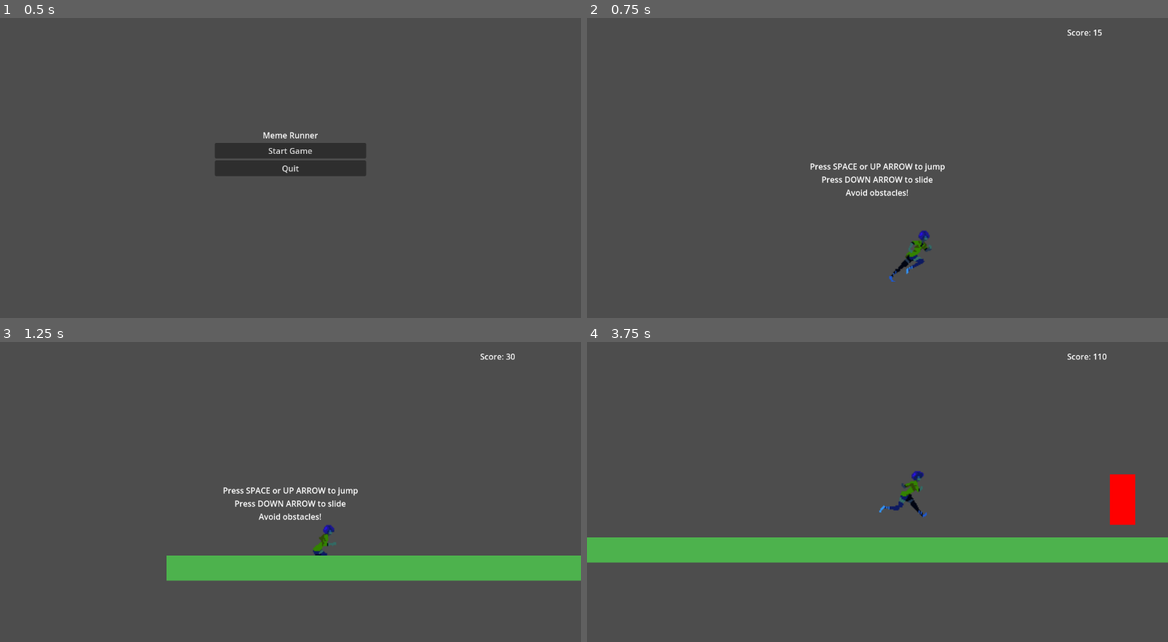
Above: before the commit, frames 1-4 (two rows, left to right).
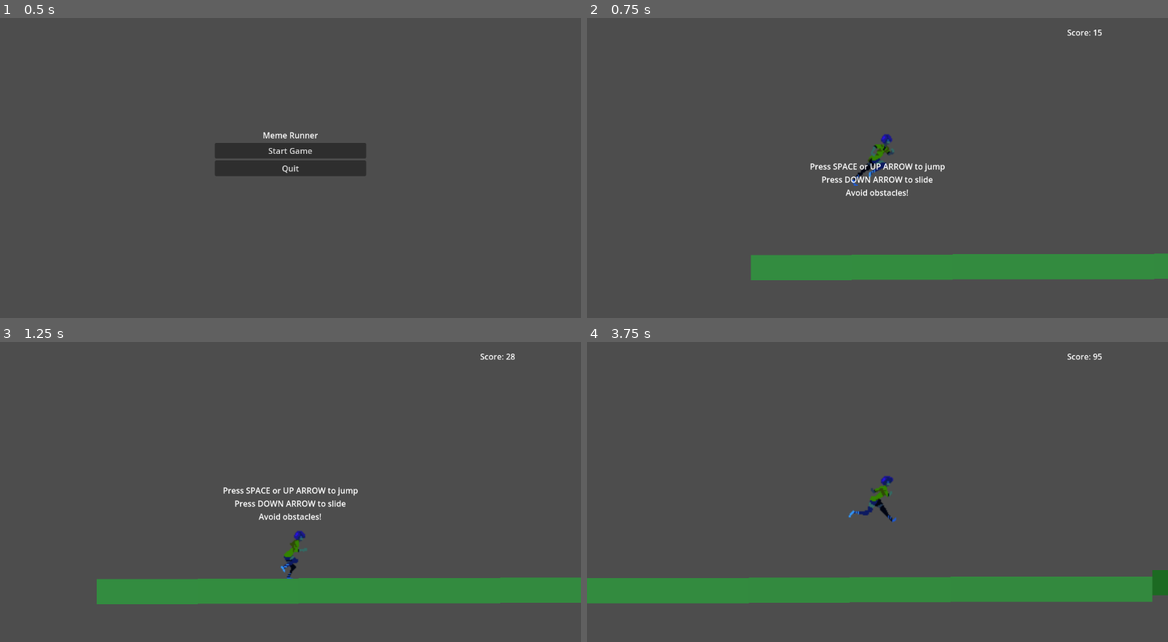
Above: after the commit, the same moments.

Repository: DeweyHur/meme_runner
Game: Godot game, scene res://scenes/MainMenu.tscn
Two runs of this game, one before a commit and one after it. Both use one fixed random seed, a clock stepped at 60 frames per second and the inputs below.
Inputs:
- Up to frame 1 (0.5 s): no input
- Up to frame 2 (0.75 s): click "Start Game" at 0.5 s
- Up to frame 3 (1.25 s): no input
- Up to frame 4 (3.75 s): tap Space (jump) at 1.25, 1.52, 2, 2.27, 2.75, 3.5 s; hold Shift (slide) 1.28-2.03 s; hold Up (ui_up) 1.28-2.78 s; tap Shift (slide) at 2.1, 3.6 s; hold Down (ui_down) 2.78-3.53 s; hold Shift (slide) 2.78-3.53 s; hold Up (ui_up) from 3.53 s (still down)

Frame 1 is identical in both runs. In frame 2, 6.5% of the frame differs, in the area x 28-100%, y 38-88%; in frame 3, 13%; in frame 4, 18%, in the area x 0-100%, y 3-88%.

Commit message:
Add procedural ground generation system with 5 terrain types, dynamic generation, and performance optimization

Diff:
--- a/scenes/Game.tscn
+++ b/scenes/Game.tscn
@@ -2,6 +2,7 @@
 
 [ext_resource type="PackedScene" uid="uid://bqxvhqxqxqxqx" path="res://scenes/Player.tscn" id="1_0x0x0"]
 [ext_resource type="Script" uid="uid://dg5avii0ujofr" path="res://scripts/Game.gd" id="2_0x0x0"]
+[ext_resource type="Script" path="res://scripts/ProceduralGround.gd" id="3_0x0x0"]
 
 [sub_resource type="RectangleShape2D" id="RectangleShape2D_1"]
 size = Vector2(2000, 50)
@@ -9,25 +10,13 @@
 [node name="Game" type="Node2D"]
 script = ExtResource("2_0x0x0")
 
+[node name="Camera2D" type="Camera2D" parent="."]
+position = Vector2(100, 300)
+
 [node name="Player" parent="." instance=ExtResource("1_0x0x0")]
 
-[node name="Ground" type="StaticBody2D" parent="."]
-position = Vector2(1000, 550)
-
-[node name="CollisionShape2D" type="CollisionShape2D" parent="Ground"]
-shape = SubResource("RectangleShape2D_1")
-
-[node name="ColorRect" type="ColorRect" parent="Ground"]
-anchors_preset = 8
-anchor_left = 0.5
-anchor_top = 0.5
-anchor_right = 0.5
-anchor_bottom = 0.5
-offset_left = -1000.0
-offset_top = -25.0
-offset_right = 1000.0
-offset_bottom = 25.0
-color = Color(0.3, 0.7, 0.3, 1)
+[node name="ProceduralGround" type="Node2D" parent="."]
+script = ExtResource("3_0x0x0")
 
 [node name="ObstacleSpawner" type="Node2D" parent="."]
 
--- a/scenes/Player.tscn
+++ b/scenes/Player.tscn
@@ -49,15 +49,17 @@
 script = ExtResource("1_0x0x0")
 
 [node name="CollisionShape2D" type="CollisionShape2D" parent="."]
+position = Vector2(0, -36)
 shape = SubResource("RectangleShape2D_1")
 
 [node name="AnimatedSprite2D" type="AnimatedSprite2D" parent="."]
 modulate = Color(0.2, 0.6, 1, 1)
+position = Vector2(0, -70)
 scale = Vector2(2, 2)
 sprite_frames = SubResource("SpriteFrames_jfpux")
 animation = &"run"
 autoplay = "run"
-frame_progress = 0.977575
+frame_progress = 0.873739
 
 [node name="Camera2D" type="Camera2D" parent="."]
 position_smoothing_enabled = true
--- a/scripts/Game.gd
+++ b/scripts/Game.gd
@@ -14,6 +14,8 @@
 @onready var obstacle_timer = $ObstacleSpawner/ObstacleTimer
 @onready var score_label = $UI/ScoreLabel
 @onready var instructions = $UI/Instructions
+@onready var procedural_ground = $ProceduralGround
+@onready var camera = $Camera2D
 
 func _ready():
 	# Connect timer signal
@@ -37,8 +39,12 @@
 		game_speed = 1.0 + (score / 1000.0)
 		player.run_speed = 300.0 * game_speed
 
+		# Update camera to follow player
+		if camera:
+			camera.position.x = player.position.x
+
 func _on_obstacle_timer_timeout():
-	spawn_obstacle()
+	# spawn_obstacle()
 	# Randomize next spawn time
 	obstacle_timer.wait_time = randf_range(min_spawn_time, max_spawn_time)
 
--- a/scripts/Player.gd
+++ b/scripts/Player.gd
@@ -16,6 +16,10 @@
 func _ready():
 	# Set initial position
 	position = Vector2(100, 300)
+
+	# Make sure we're on the ground
+	if is_on_floor():
+		position.y = 300
 
 func _physics_process(delta):
 	# Add gravity
--- /dev/null
+++ b/scripts/ProceduralGround.gd
@@ -0,0 +1,289 @@
+extends Node2D
+
+@export var segment_width = 200.0
+@export var ground_height = 50.0
+@export var max_height_variation = 100.0
+@export var min_segment_length = 3
+@export var max_segment_length = 8
+@export var smoothness = 0.3  # How smooth the transitions are (0-1)
+@export var terrain_complexity = 0.7  # How complex the terrain should be
+
+var player: Node2D
+var last_segment_end = 0.0
+var current_height = 500.0
+var target_height = 500.0
+var segments: Array[Node2D] = []
+var max_segments = 10  # Keep only this many segments in memory
+var terrain_seed = 0
+
+func _ready():
+	player = get_parent().get_node("Player")
+	if not player:
+		push_error("Player not found!")
+		return
+
+	# Set random seed for consistent terrain generation
+	terrain_seed = randi()
+	seed(terrain_seed)
+
+	# Generate initial ground
+	generate_initial_ground()
+
+func _process(delta):
+	if not player:
+		return
+
+	# Check if we need to generate more ground
+	if player.position.x + 1000 > last_segment_end:
+		generate_next_segment()
+
+	# Clean up old segments
+	cleanup_old_segments()
+
+func generate_initial_ground():
+	# Generate a few segments to start
+	for i in range(5):
+		generate_next_segment()
+
+func generate_next_segment():
+	# Determine segment length
+	var segment_length = randi_range(min_segment_length, max_segment_length)
+
+	# Generate terrain type and height
+	var terrain_type = choose_terrain_type()
+	var height_change = calculate_height_change(terrain_type)
+	target_height = float(current_height) + float(height_change)
+
+	# Clamp height to reasonable bounds
+	target_height = clamp(target_height, 400.0, 600.0)
+
+	# Create the segment
+	var segment = create_ground_segment(segment_length, terrain_type)
+	segments.append(segment)
+
+	# Update positions
+	last_segment_end += segment_width * float(segment_length)
+	current_height = target_height
+
+func choose_terrain_type() -> String:
+	var rand_val = randf()
+
+	if rand_val < 0.4:
+		return "normal"
+	elif rand_val < 0.6:
+		return "hill"
+	elif rand_val < 0.75:
+		return "valley"
+	elif rand_val < 0.85:
+		return "plateau"
+	else:
+		return "bumpy"
+
+func calculate_height_change(terrain_type: String) -> float:
+	match terrain_type:
+		"normal":
+			return randf_range(-max_height_variation * 0.5, max_height_variation * 0.5)
+		"hill":
+			return randf_range(max_height_variation * 0.3, max_height_variation * 0.8)
+		"valley":
+			return randf_range(-max_height_variation * 0.8, -max_height_variation * 0.3)
+		"plateau":
+			return randf_range(-max_height_variation * 0.2, max_height_variation * 0.2)
+		"bumpy":
+			return randf_range(-max_height_variation * 0.6, max_height_variation * 0.6)
+		_:
+			return 0.0
+
+func create_ground_segment(length: int, terrain_type: String) -> Node2D:
+	var segment = Node2D.new()
+	segment.name = "GroundSegment_" + str(segments.size())
+
+	# Create multiple ground pieces for this segment
+	for i in range(length):
+		var ground_piece = create_ground_piece(i, length, terrain_type)
+		segment.add_child(ground_piece)
+
+	segment.position = Vector2(last_segment_end, 0)
+	add_child(segment)
+
+	return segment
+
+func create_ground_piece(index: int, total_length: int, terrain_type: String) -> StaticBody2D:
+	var ground_piece = StaticBody2D.new()
+	ground_piece.name = "GroundPiece_" + str(index)
+
+	# Calculate height for this piece based on terrain type
+	var piece_height = calculate_piece_height(index, total_length, terrain_type)
+
+	# Create collision shape
+	var collision = CollisionShape2D.new()
+	var shape = RectangleShape2D.new()
+	shape.size = Vector2(segment_width, ground_height)
+	collision.shape = shape
+	collision.position = Vector2(0, piece_height - ground_height/2)
+	ground_piece.add_child(collision)
+
+	# Create visual representation
+	var visual = create_ground_visual(piece_height, terrain_type)
+	ground_piece.add_child(visual)
+
+	# Position the piece
+	ground_piece.position = Vector2(index * segment_width, 0)
+
+	return ground_piece
+
+func calculate_piece_height(index: int, total_length: int, terrain_type: String) -> float:
+	var progress = float(index) / float(total_length - 1) if total_length > 1 else 0.0
+
+	match terrain_type:
+		"normal":
+			return lerp(float(current_height), float(target_height), smoothness * progress)
+		"hill":
+			# Create a hill shape (parabolic)
+			var hill_factor = 4.0 * progress * (1.0 - progress)  # Creates a hill shape
+			return lerp(float(current_height), float(target_height), hill_factor)
+		"valley":
+			# Create a valley shape (inverted parabolic)
+			var valley_factor = 1.0 - 4.0 * progress * (1.0 - progress)  # Creates a valley shape
+			return lerp(float(current_height), float(target_height), valley_factor)
+		"plateau":
+			# Create a flat plateau with smooth edges
+			var plateau_factor = smoothstep(0.2, 0.8, progress)
+			return lerp(float(current_height), float(target_height), plateau_factor)
+		"bumpy":
+			# Create bumpy terrain with noise
+			var noise_factor = sin(progress * PI * 2.0) * 0.3
+			return lerp(float(current_height), float(target_height), smoothness * progress) + noise_factor * 30.0
+		_:
+			return lerp(float(current_height), float(target_height), smoothness * progress)
+
+func create_ground_visual(height: float, terrain_type: String) -> Node2D:
+	var visual_container = Node2D.new()
+
+	# Create main ground rectangle
+	var main_ground = ColorRect.new()
+	main_ground.size = Vector2(segment_width, ground_height)
+	main_ground.position = Vector2(-segment_width/2, height - ground_height)
+
+	# Set color based on height and terrain type
+	var color = calculate_ground_color(height, terrain_type)
+	main_ground.color = color
+
+	visual_container.add_child(main_ground)
+
+	# Add terrain-specific visual details
+	add_terrain_details(visual_container, height, terrain_type)
+
+	return visual_container
+
+func calculate_ground_color(height: float, terrain_type: String) -> Color:
+	var height_factor = (height - 400.0) / 200.0  # Normalize to 0-1
+	height_factor = clamp(height_factor, 0.0, 1.0)
+
+	var base_green = lerp(0.3, 0.8, height_factor)
+	var base_blue = lerp(0.1, 0.4, height_factor)
+	var base_red = 0.2
+
+	match terrain_type:
+		"normal":
+			return Color(base_red, base_green, base_blue, 1.0)
+		"hill":
+			# Hills are slightly more brown
+			return Color(base_red + 0.1, base_green - 0.1, base_blue - 0.05, 1.0)
+		"valley":
+			# Valleys are darker and more green
+			return Color(base_red - 0.05, base_green + 0.1, base_blue + 0.05, 1.0)
+		"plateau":
+			# Plateaus are lighter
+			return Color(base_red + 0.05, base_green + 0.05, base_blue + 0.05, 1.0)
+		"bumpy":
+			# Bumpy terrain has more variation
+			var variation = sin(height * 0.1) * 0.1
+			return Color(base_red + variation, base_green + variation, base_blue + variation, 1.0)
+		_:
+			return Color(base_red, base_green, base_blue, 1.0)
+
+func add_terrain_details(container: Node2D, height: float, terrain_type: String):
+	match terrain_type:
+		"hill":
+			# Add some rocks or texture to hills
+			if randf() < 0.3:
+				add_rock_detail(container, height)
+		"valley":
+			# Add grass or vegetation to valleys
+			if randf() < 0.4:
+				add_grass_detail(container, height)
+		"plateau":
+			# Add some flat texture
+			if randf() < 0.2:
+				add_plateau_detail(container, height)
+		"bumpy":
+			# Add random small details
+			if randf() < 0.5:
+				add_random_detail(container, height)
+
+func add_rock_detail(container: Node2D, height: float):
+	var rock = ColorRect.new()
+	rock.size = Vector2(randf_range(10, 30), randf_range(10, 20))
+	rock.position = Vector2(randf_range(-segment_width/3, segment_width/3), height - ground_height - rock.size.y)
+	rock.color = Color(0.4, 0.4, 0.4, 1.0)
+	container.add_child(rock)
+
+func add_grass_detail(container: Node2D, height: float):
+	var grass = ColorRect.new()
+	grass.size = Vector2(randf_range(5, 15), randf_range(8, 15))
+	grass.position = Vector2(randf_range(-segment_width/3, segment_width/3), height - ground_height - grass.size.y)
+	grass.color = Color(0.1, 0.6, 0.1, 1.0)
+	container.add_child(grass)
+
+func add_plateau_detail(container: Node2D, height: float):
+	var detail = ColorRect.new()
+	detail.size = Vector2(randf_range(20, 40), 3)
+	detail.position = Vector2(randf_range(-segment_width/3, segment_width/3), height - ground_height - 5)
+	detail.color = Color(0.3, 0.5, 0.2, 1.0)
+	container.add_child(detail)
+
+func add_random_detail(container: Node2D, height: float):
+	var detail_types = ["rock", "grass", "plateau"]
+	var detail_type = detail_types[randi() % detail_types.size()]
+
+	match detail_type:
+		"rock":
+			add_rock_detail(container, height)
+		"grass":
+			add_grass_detail(container, height)
+		"plateau":
+			add_plateau_detail(container, height)
+
+func cleanup_old_segments():
+	# Remove segments that are far behind the player
+	var player_x = player.position.x
+	var segments_to_remove = []
+
+	for segment in segments:
+		if segment.position.x + segment_width * max_segment_length < player_x - 500:
+			segments_to_remove.append(segment)
+
+	for segment in segments_to_remove:
+		segments.erase(segment)
+		segment.queue_free()
+
+# Function to get current ground height at a specific x position
+func get_ground_height_at(x: float) -> float:
+	# Find the segment that contains this x position
+	for segment in segments:
+		var segment_start = segment.position.x
+		var segment_end = segment_start + segment_width * max_segment_length
+
+		if x >= segment_start and x < segment_end:
+			# Calculate relative position within segment
+			var relative_x = x - segment_start
+			var piece_index = int(relative_x / segment_width)
+
+			if piece_index < segment.get_child_count():
+				var piece = segment.get_child(piece_index)
+				if piece.has_method("get_ground_height"):
+					return piece.get_ground_height()
+
+	# Default height if no segment found
+	return 500.0
Not shown, added: scripts/ProceduralGround.gd.uid
Not shown, added: PROCEDURAL_GROUND_README.md
